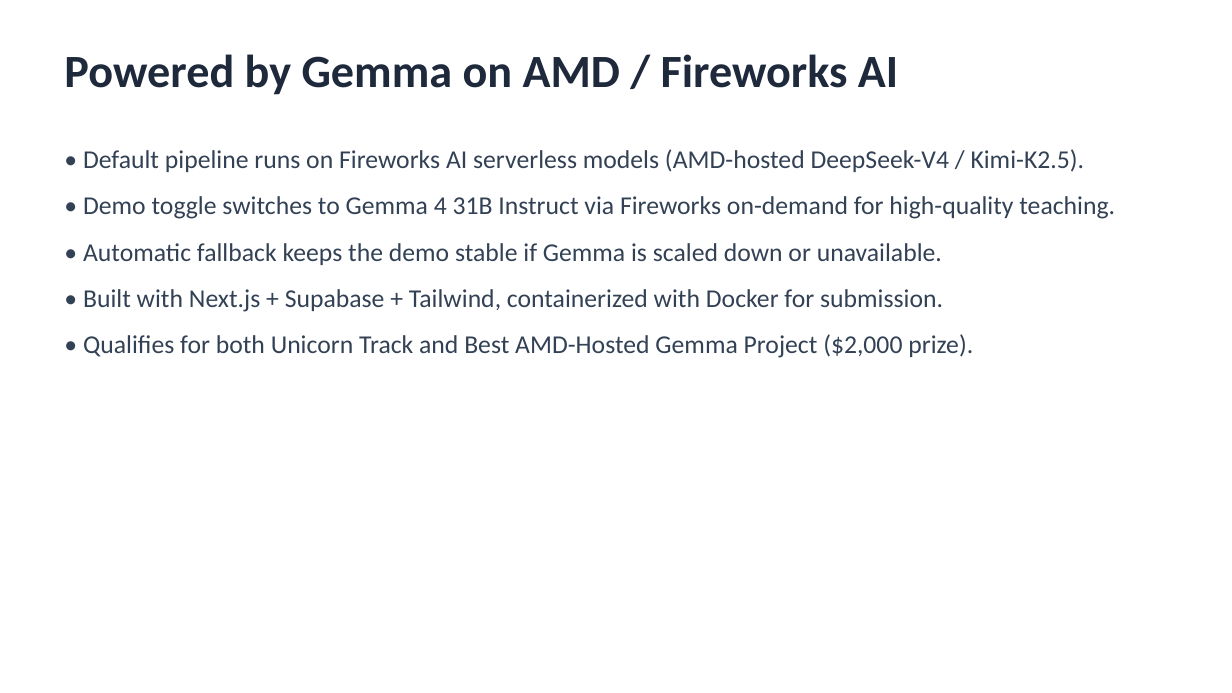
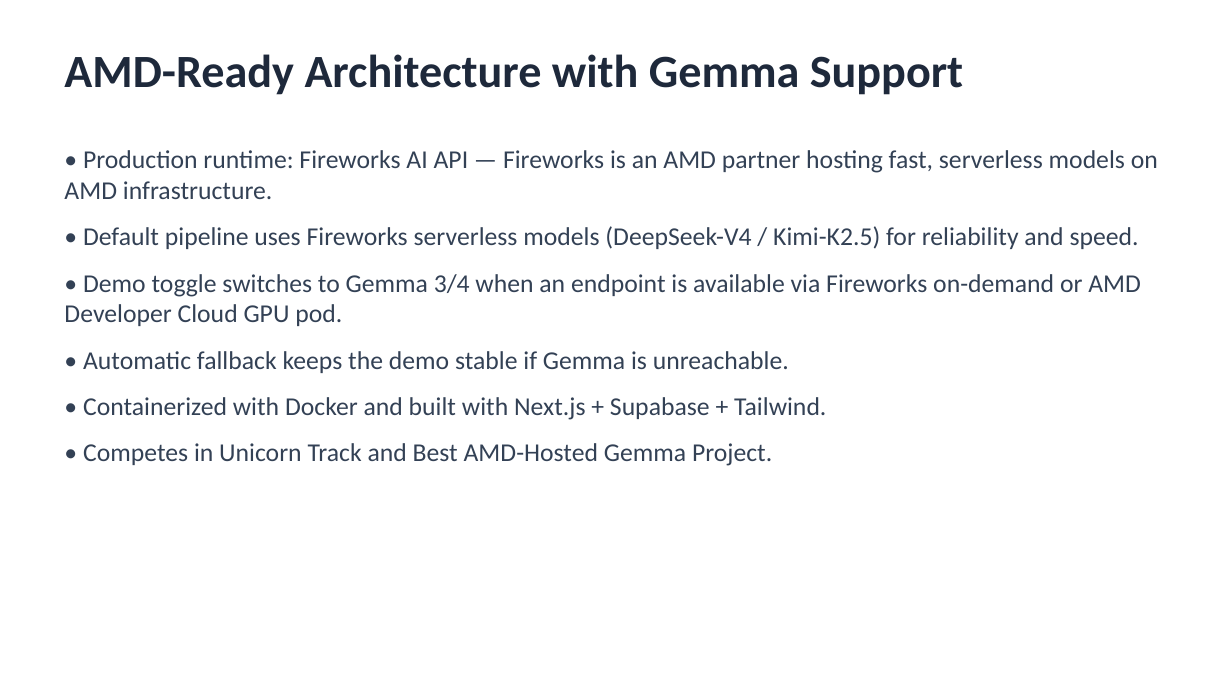
Before and after one commit to pjmorales1123/padayon, a slide deck: slide 8 of PADAYON_Pitch_Deck.pptx. Drawn at 1232x693 pixels with LibreOffice and Linux fonts; fonts in the diff are those of the drawing. Boxes give left, top, right and bottom in pixels: in the first picture for what was removed or moved away, otherwise in the second. Text is boxed around its words. In the diff, an @@ line names an element or a change of style, - is before the commit and + after.

Commit message:
fix: retrieval fallback to last active topic; validate classifier output; clean AMD/Gemma pitch

```diff
--- a/PADAYON_Pitch_Deck.pptx
+++ b/PADAYON_Pitch_Deck.pptx
@@ text at [64,54,963,95]: text changed @@
-Powered by Gemma on AMD / Fireworks AI
+AMD-Ready Architecture with Gemma Support
@@ text at [64,150,1158,466]: text changed @@
-• Default pipeline runs on Fireworks AI serverless models (AMD-hosted DeepSeek-V4 / Kimi-K2.5).
-• Demo toggle switches to Gemma 4 31B Instruct via Fireworks on-demand for high-quality teaching.
-• Automatic fallback keeps the demo stable if Gemma is scaled down or unavailable.
-• Built with Next.js + Supabase + Tailwind, containerized with Docker for submission.
-• Qualifies for both Unicorn Track and Best AMD-Hosted Gemma Project ($2,000 prize).
+• Production runtime: Fireworks AI API — Fireworks is an AMD partner hosting fast, serverless models on AMD infrastructure.
+• Default pipeline uses Fireworks serverless models (DeepSeek-V4 / Kimi-K2.5) for reliability and speed.
+• Demo toggle switches to Gemma 3/4 when an endpoint is available via Fireworks on-demand or AMD Developer Cloud GPU pod.
+• Automatic fallback keeps the demo stable if Gemma is unreachable.
+• Containerized with Docker and built with Next.js + Supabase + Tailwind.
+• Competes in Unicorn Track and Best AMD-Hosted Gemma Project.
```
Also in this commit, not shown: 3 other files.
